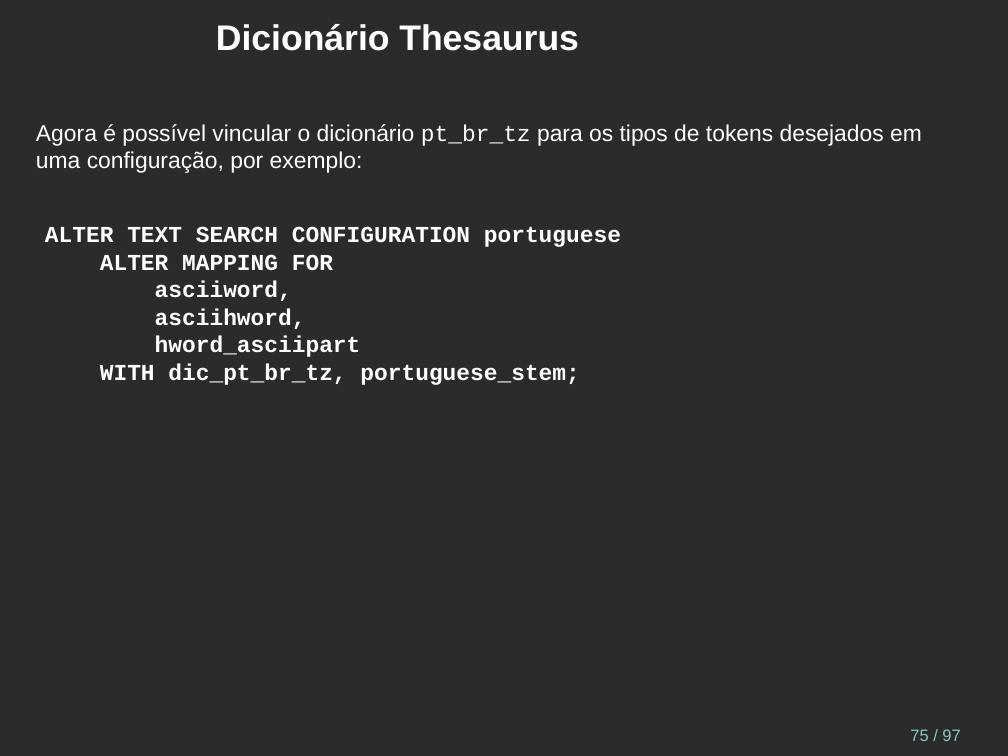
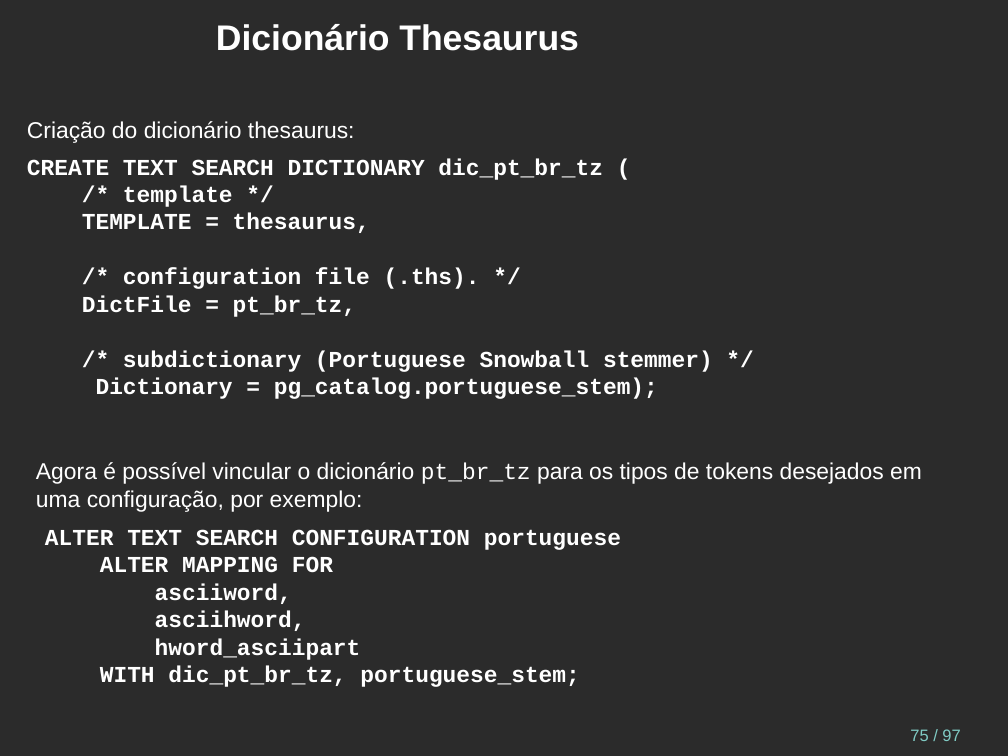
Before and after one commit to juliano777/db_fts, a slide deck: slide 75 of fts_pt-br.odp. Drawn at 1008x756 pixels with LibreOffice and Linux fonts; fonts in the diff are those of the drawing; background and template pictures are left out; a plain dark background stands for a picture behind light text. Boxes give left, top, right and bottom in pixels: in the first picture for what was removed or moved away, otherwise in the second. Text is boxed around its words. In the diff, an @@ line names an element or a change of style, - is before the commit and + after.

```diff
--- a/fts_pt-br.odp
+++ b/fts_pt-br.odp
@@ text added at (27, 121, 355, 143), 18 pt, text #FFFFFF @@
+Criação do dicionário thesaurus:
@@ text added at (27, 158, 713, 399), 18 pt, text #FFFFFF, bold @@
+CREATE TEXT SEARCH DICTIONARY dic_pt_br_tz (
+/* template */
+TEMPLATE = thesaurus,
+/* configuration file (.ths). */
+DictFile = pt_br_tz,
+/* subdictionary (Portuguese Snowball stemmer) */
+Dictionary = pg_catalog.portuguese_stem);
@@ text "Agora é possível vincular o ...": place and size @@
-text "Agora é possível vincular o ..." at (36, 124, 922, 173)
+text "Agora é possível vincular o ..." at (36, 462, 922, 512)
@@ text "ALTER TEXT SEARCH CONFIGURATION portuguese": place and size @@
-text "ALTER TEXT SEARCH CONFIGURATION portuguese" at (45, 226, 621, 385)
+text "ALTER TEXT SEARCH CONFIGURATION portuguese" at (45, 529, 621, 687)
```
Also in this commit, not shown: 13 other slides changed, 6 other files.
